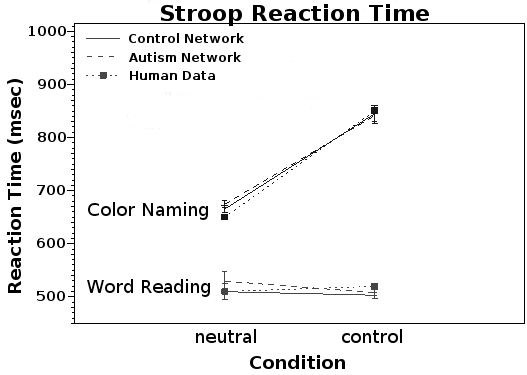
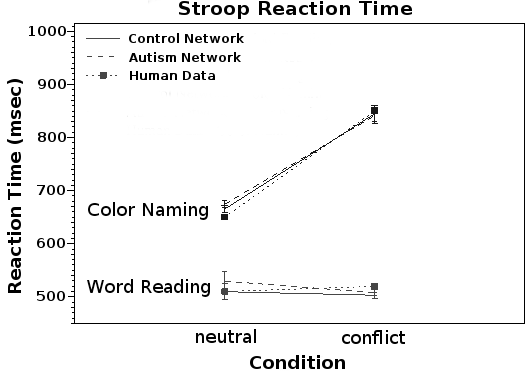
Before/after of a 527px x 375px layered artwork. What changed in the layer stack:
painted on "stroop.ps" over [161, 0, 429, 344]
